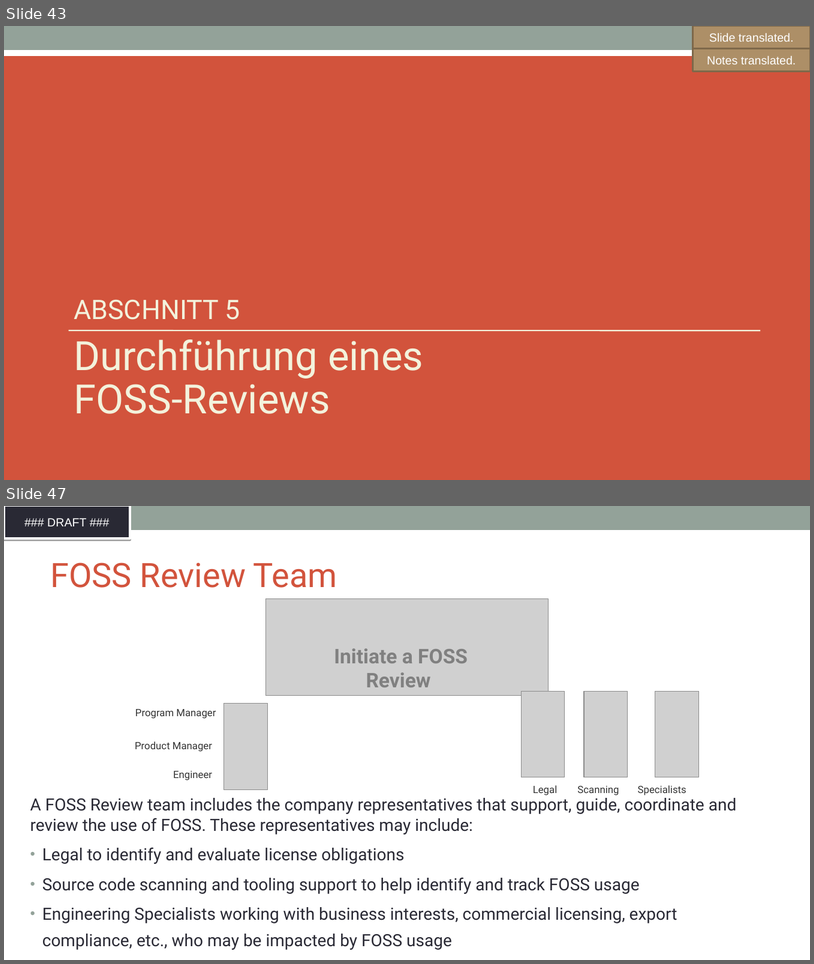
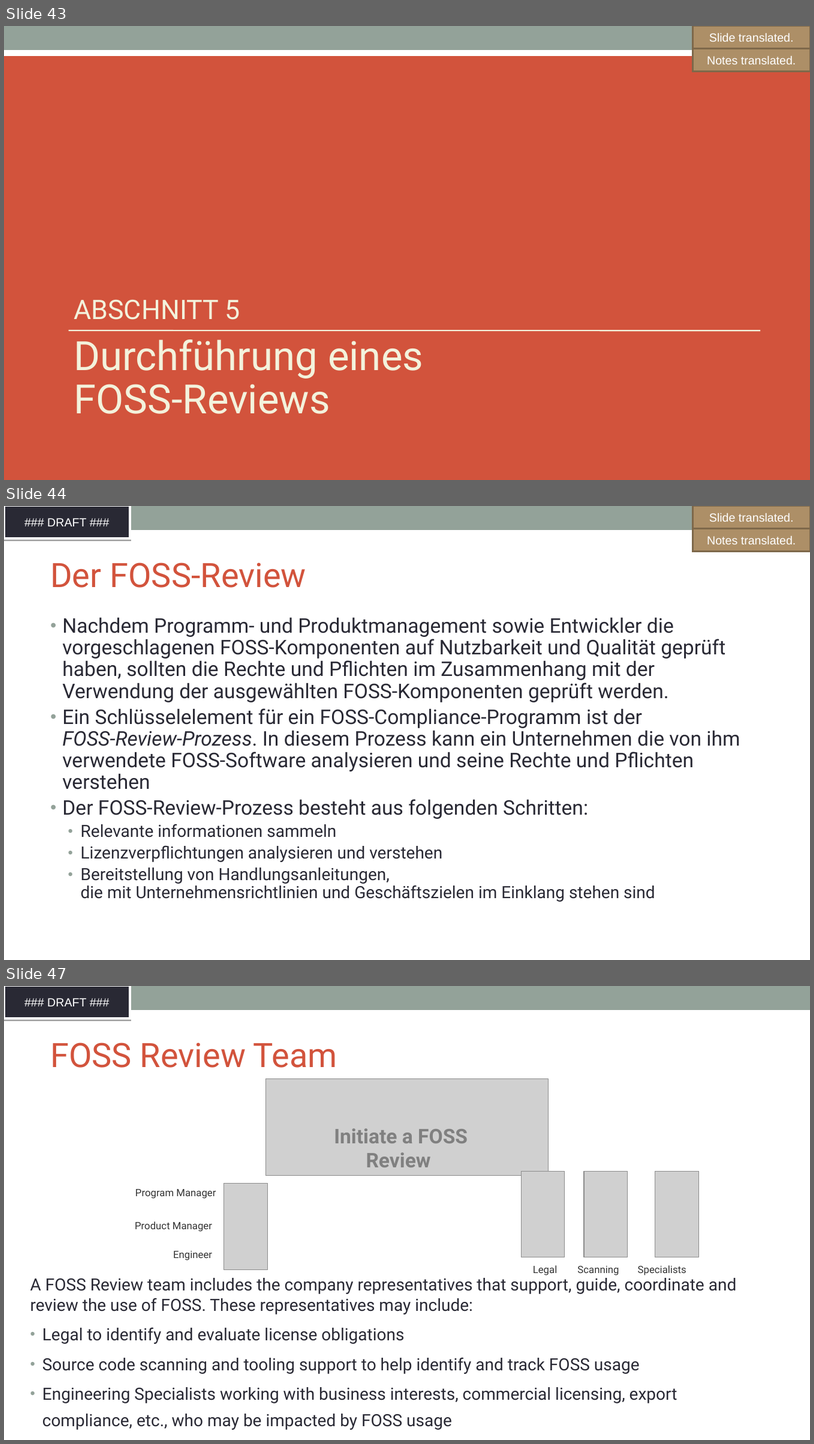
Before and after one commit to SThanheiser/curriculum, a slide deck: translation-DE/slides/DFT_openchain-curriculum-for-1-1_GER.odp. Shown one above the other, each under a label of ours: slides 43 and 47 before the commit, slides 43, 44 and 47 after it; the slides between them are not shown. The pictures are 814x964 and 814x1444 pixels, drawn with LibreOffice and Linux fonts; fonts in the diff are those of the drawing; grey boxes stand for pictures; background and template pictures are left out. Boxes give left, top, right and bottom in pixels: in the first picture for what was removed or moved away, otherwise in the second. Text is boxed around its words. In the diff, an @@ line names an element or a change of style, - is before the commit and + after.

```diff
--- a/translation-DE/slides/DFT_openchain-curriculum-for-1-1_GER.odp
+++ b/translation-DE/slides/DFT_openchain-curriculum-for-1-1_GER.odp
@@ slide 44 added at box(4, 506, 810, 960), background #FFFFFF; not listed: 2 template elements that a slide beside it also shows @@
@@ freeform shape added at box(693, 506, 810, 529), fill #AD8F67, outline #7E684A 2.01 pt, 14 pt, text #FFFFFF @@
+Slide translated.
@@ freeform shape added at box(693, 528, 810, 552), fill #AD8F67, outline #7E684A 2.01 pt, 14 pt, text #FFFFFF @@
+Notes translated.
@@ title added at box(50, 562, 306, 588), 40 pt, text #D2533C @@
+Der FOSS-Review
@@ text added at box(62, 617, 740, 901), 24 pt, text #292934 @@
+• Nachdem Programm- und Produktmanagement sowie Entwickler die vorgeschlagenen FOSS-Komponenten auf Nutzbarkeit und Qualität geprüft haben, sollten die Rechte und Pflichten im Zusammenhang mit der Verwendung der ausgewählten FOSS-Komponenten geprüft werden.
+• Ein Schlüsselelement für ein FOSS-Compliance-Programm ist der
+  FOSS-Review-Prozess. In diesem Prozess kann ein Unternehmen die von ihm verwendete FOSS-Software analysieren und seine Rechte und Pflichten verstehen
+• Der FOSS-Review-Prozess besteht aus folgenden Schritten:
+  • Relevante informationen sammeln
+  • Lizenzverpflichtungen analysieren und verstehen
+  • Bereitstellung von Handlungsanleitungen,
+    die mit Unternehmensrichtlinien und Geschäftszielen im Einklang stehen sind
```
Also in this commit, not shown: 13 slides changed, 6 other slides added, 7 slides removed, 1 other file.
